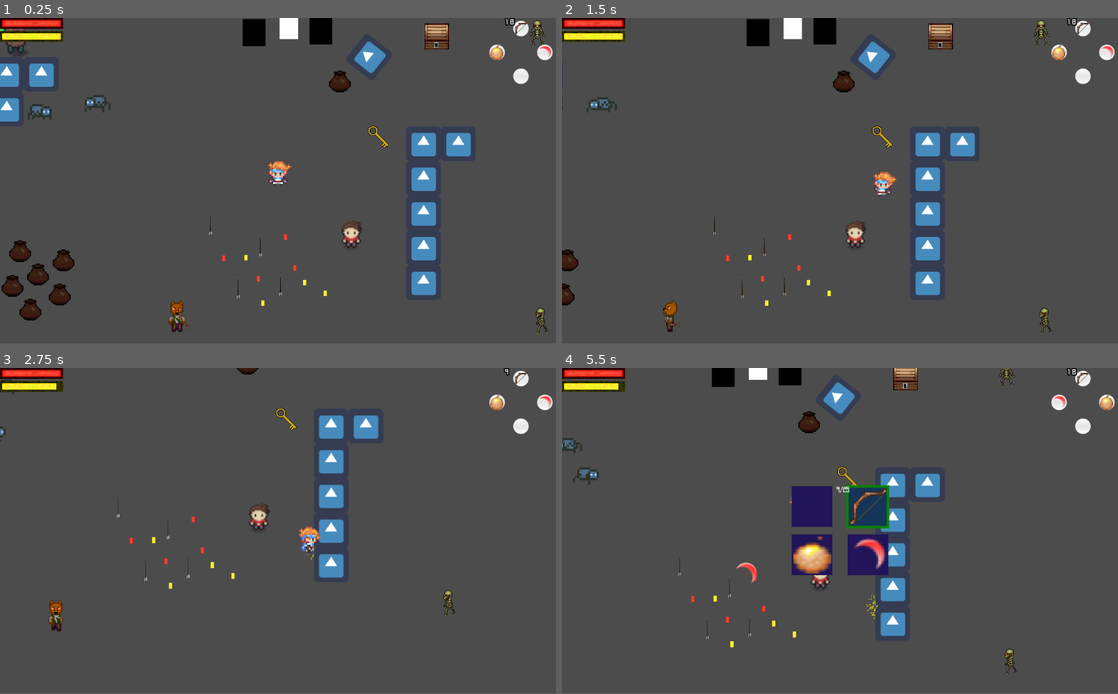
Above: before the commit, frames 1-4 (two rows, left to right).
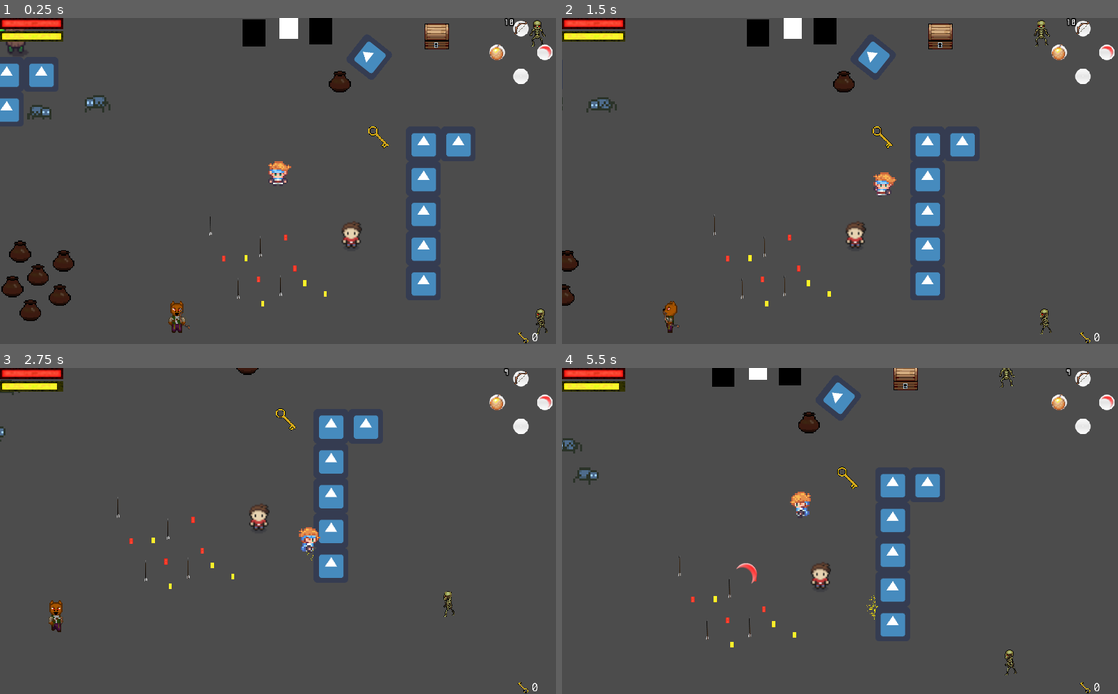
Above: after the commit, the same moments.

Repository: THESTICK16/Spirit-of-the-Unseen-prototype
Game: Godot game, scene res://TestResources/TestRoom.tscn
The game is run twice, just before and just after one commit, with the same random seed, the same clock (stepped at 60 frames per second) and the same inputs. The engine's default icon, where the game draws it, is replaced by a stand-in: a white triangle on a blue panel in a dark square.
Inputs (mouse positions are in pixels of both pictures, inside the frame that each line leads up to):
- Up to frame 1 (0.25 s): no input
- Up to frame 2 (1.5 s): tap Enter (ui_accept) at 0.5, 0.77 s; move the mouse to (962, 164) at 0.52 s; hold Right (ui_right) 0.53-1.28 s; tap L (a) at 0.6 s; click (962, 164) at 0.67 s; tap K (b) at 0.8, 1.35 s; move the mouse to (728, 197) at 1.27 s; hold Down (ui_down) from 1.28 s (still down); click (728, 197) at 1.42 s
- Up to frame 3 (2.75 s): tap Enter (ui_accept) at 1.52 s; tap P (x) at 1.55, 2.1 s; move the mouse to (333, 459) at 2.02 s; release Down (ui_down) at 2.03 s; hold Right (ui_right) from 2.03 s (still down); click (333, 459) at 2.17 s; tap O (y) at 2.3 s
- Up to frame 4 (5.5 s): move the mouse to (812, 596) at 2.77 s; release Right (ui_right) at 2.78 s; hold Up (ui_up) 2.78-3.53 s; tap O (y) at 2.85, 5.3 s; click (812, 596) at 2.92 s; tap Enter (ui_accept) at 3.02, 3.77, 4.52, 5 s; tap L (a) at 3.05, 3.6 s; move the mouse to (1006, 579) at 3.52 s; hold Left (ui_left) 3.53-5.03 s; click (1006, 579) at 3.67 s; tap K (b) at 3.8, 4.35 s; tap Escape (pause) at 4.15 s; move the mouse to (673, 482) at 4.27 s; click (673, 482) at 4.42 s; tap P (x) at 4.55 s; move the mouse to (867, 531) at 5.02 s; hold Down (ui_down) from 5.03 s (still down); tap Shift (toggle_eyes) at 5.1 s; click (867, 531) at 5.17 s
In our replay, the window is 800x468 before the commit and 800x469 after it. These sizes can differ from the game's own. Grey fills any space a smaller window leaves; there, only what the larger window draws over its background counts as a difference.

The runs differ from the first frame. In frame 1, 1.3% of the frame differs, in the area x 0-100%, y 0-100%; in frame 2, 1.1%; in frame 3, 0.7%; in frame 4, 4.8%.
Error after the commit: Attempt to call function 'add_child' in base 'null instance' on a null instance. (res://UI/Inventory/Inventory.gd:188)

Commit message:
TBH I forgot what I did here since I forgot to commit last time I finished working

Diff:
--- a/Dialogue JSONs/Item Acquisition JSON Sheet.json
+++ b/Dialogue JSONs/Item Acquisition JSON Sheet.json
@@ -22,5 +22,11 @@
         "speaker_name": "",
         "text": "You acquired a new Spirit Ability, the Spirit Bomb! This powerful explosive can ignore physical barriers! Hold the button down to extend its distance"
       }
+    },
+    "Key": {
+      "0": {
+        "speaker_name": "",
+        "text": "You found a key! Locked doors can't stop you now! Only works in the dungeon it was found."
+      }
     }
 }
--- a/Globals/PlayerStats.gd
+++ b/Globals/PlayerStats.gd
@@ -4,8 +4,8 @@
 signal health_changed(new_hp)
 ##Emitted when 'spirit energy' changes with the new value
 signal spirit_energy_changed(new_se)
-## Emitted when the equipped items change
-#signal equipped_items_changed
+## Emitted when the number of dungeon keys changes
+signal dungeon_keys_changed(new_key_count)
 
 ## The current instance of the player in the current scene.
 ## To be set by the player's _ready function
@@ -20,7 +20,7 @@
 onready var spirit_energy = max_spirit_energy setget set_spirit_energy
 ## The umber of keys the player has acquired
 ## In the final game, make this a dictionary where each dungeon has its own key count so they can't be transferred
-var dungeon_keys := 0
+var dungeon_keys := 0 setget set_dungeon_keys
 ## The maximum the player can move during normal movement
 const MAX_SPEED := 250
 ## The rate at which the player will move toward their maximum speed using the move_toward function
@@ -82,7 +82,7 @@
 
 
 func set_health(new_health):
-	if  not player.is_dead:
+	if (is_instance_valid(player) and not player.is_dead) or not is_instance_valid(player):
 		health = new_health
 		if health < 0:
 			health = 0
@@ -91,10 +91,11 @@
 
 		emit_signal("health_changed", health)
 		if health <= 0:
-			player.state_machine.transition_to("Dead")
+			if is_instance_valid(player):
+				player.state_machine.transition_to("Dead")
 
 func set_spirit_energy(new_spirit_energy):
-	if not player.is_dead:
+	if (is_instance_valid(player) and not player.is_dead) or not is_instance_valid(player):
 		spirit_energy = new_spirit_energy
 		if spirit_energy < 0:
 			spirit_energy = 0
@@ -111,9 +112,24 @@
 	return true
 
 func set_eyes_active(are_active : bool):
+	if is_instance_valid(player) and player.is_dead:
+		return
 	eyes_active = are_active
 	if get_tree().has_group("Unseen"):
 		get_tree().call_group("Unseen", "set_visible", not eyes_active)
+
+func set_dungeon_keys(new_key_count):
+	if new_key_count >= 0:
+		dungeon_keys = new_key_count
+	emit_signal("dungeon_keys_changed", dungeon_keys)
+	DialogueLoader.create_dialogue_box(JSONFilePaths.ITEM_ACQUISITION_TEXT_JSON_FILEPATH, "Key")
+
+func respawn():
+	self.health = max_health
+	self.spirit_energy = max_spirit_energy
+	self.eyes_active = false
+	if is_instance_valid(player):
+		player.is_dead = false
 
 #func get_equipped_item(button : String):
 #	if button != 'a' and button != 'b' and button != 'x' and button != 'y':
--- a/Globals/TransitionController.gd
+++ b/Globals/TransitionController.gd
@@ -5,4 +5,8 @@
 func change_to_new_scene(change_to):
 	var scene_transition = SceneTransition.instance()
 	get_tree().root.add_child(scene_transition)
+
+	if PlayerStats.health <= 0:
+		PlayerStats.respawn()
+
 	scene_transition.transition_to_new_scene(change_to)
--- a/ItemContainers/RefillItemContainer.gd
+++ b/ItemContainers/RefillItemContainer.gd
@@ -4,7 +4,7 @@
 ## This should be saved and loaded as more items can be added
 export (Array, PackedScene) var possible_item_refills := []
 
-export var specific_refill : PackedScene
+export var specific_refill : PackedScene setget set_specific_refill
 
 onready var hurtbox = $HurtBox
 
@@ -18,6 +18,9 @@
 func add(new_refill : PackedScene):
 	if not possible_item_refills.has(new_refill):
 		possible_item_refills.append(new_refill)
+
+func set_specific_refill(new_specific_refill: PackedScene):
+	specific_refill = new_specific_refill
 
 func open(_area):
 	if specific_refill == null and possible_item_refills.size() <= 0:
--- a/Settings/KeybindMapping/KeybindSettings.gd
+++ b/Settings/KeybindMapping/KeybindSettings.gd
@@ -1,8 +1,11 @@
 ## Remaps the InputMap based on a customization menu and a ini file
 ## From tutorial, Godot - How to make a Keybinds Settings Menu, found at: https://www.youtube.com/watch?v=I_Kzb-d-SvM&t=535s
 extends Node
-
-var keybinds_filepath = "/Users/ryorke16/Documents/Godot Projects/Spirit of the Unseen Prototype/Settings/KeybindMapping/SOTUKeybinds.ini" #"/Users/ryorke16/Documents/Godot Projects/Spirit of the Unseen Prototype/Settings/KeybindMapping/Keybinds.ini" #"res://Settings/KeybindMapping/Keybinds.ini"
+## The filepath for the keybinds file that is stored in the project
+## To be read from to initialize only. Otherwise read from and write to user_keybinds_filepath
+var keybinds_filepath = "res://Settings/KeybindMapping/SOTUKeybinds.ini" # "/Users/ryorke16/Documents/Godot Projects/Spirit of the Unseen Prototype/Settings/KeybindMapping/SOTUKeybinds.ini" #"/Users/ryorke16/Documents/Godot Projects/Spirit of the Unseen Prototype/Settings/KeybindMapping/Keybinds.ini" #"res://Settings/KeybindMapping/Keybinds.ini"
+## The filepath for the user's individual settings. To be used in all but the first instance
+var user_keybinds_filepath = "user://SOTUKeybinds.ini" #
 #var keybinds_filepath =  "/Users/ryorke16/Documents/Godot Projects/Reproduceables/KeybindMapping/test_keybinds.ini"
 var configfile
 
@@ -18,8 +21,18 @@
 	load_config_file()
 
 func load_config_file():
+#	if not File.new().file_exists(keybinds_filepath):
+
 	configfile = ConfigFile.new()
-	if configfile.load(keybinds_filepath) == OK:
+
+	if configfile.load(user_keybinds_filepath) == OK:
+		print("User File Exists. Loading User Keybinds...")
+		initial_setup() # Set it up so it will load from the users configfile in all instances except the initial instance when the player does not have a configfile and the local one that exists in the project must be loaded
+
+	elif configfile.load(keybinds_filepath) == OK:
+		print("No User File Exists. Loading Initial Keybinds...")
+		initial_setup()
+
 #		for key in configfile.get_section_keys("customizable_keybinds"):
 #			var key_value = configfile.get_value("customizable_keybinds", key)
 #
@@ -30,12 +43,12 @@
 #				keybinds[key] = null
 
 
-		default_keybinds = load_keybinds(configfile, "defaults")
-#		set_keybinds(default_keybinds.duplicate())
-		keybinds = default_keybinds.duplicate()
-
-		var temp_keybinds = load_keybinds(configfile, "customizable_keybinds")
-		set_keybinds(temp_keybinds)
+#		default_keybinds = load_keybinds(configfile, "defaults")
+##		set_keybinds(default_keybinds.duplicate())
+#		keybinds = default_keybinds.duplicate()
+#
+#		var temp_keybinds = load_keybinds(configfile, "customizable_keybinds")
+#		set_keybinds(temp_keybinds)
 
 #			print(key, " : ", key_value, " : ", OS.get_scancode_string(key_value)) #FIXME
 	else:
@@ -64,6 +77,13 @@
 #	save_keybinds()
 #
 #	print("KEYBINDING CHANGED") #FIXME
+
+func initial_setup():
+	default_keybinds = load_keybinds(configfile, "defaults")
+	keybinds = default_keybinds.duplicate()
+
+	var temp_keybinds = load_keybinds(configfile, "customizable_keybinds")
+	set_keybinds(temp_keybinds)
 
 func set_keybinds(new_keybinds : Dictionary):
 	if new_keybinds == null:
@@ -96,7 +116,9 @@
 		if key_value == null:
 			key_value = ""
 		configfile.set_value("customizable_keybinds", key, key_value)
-	configfile.save(keybinds_filepath)
+#	configfile.save(keybinds_filepath)
+	configfile.save(user_keybinds_filepath)
+	print("Keybinds saved to " + user_keybinds_filepath)
 
 ## Adds a new keybind to the InputMap so that pressing that button will trigger the input event
 ## @param action the name of the action (ex: 'ui_accept') to map the input to
--- a/TestResources/CodeTests.gd
+++ b/TestResources/CodeTests.gd
@@ -10,6 +10,30 @@
 #	DialogueLoader.create_dialogue_box("/Users/ryorke16/Documents/Godot Projects/Spirit of the Unseen Prototype/Dialogue JSONs/TestDialogue.json")
 #	print(equipment.get_item_field("Arrow", Item.ACQUISITION_MESSAGE))
 	test_input_map_stuff()
+	Input.connect("joy_connection_changed", self, "controller_changed")
+	if Input.is_joy_known(0):
+			print("Recognized " + str(Input.get_joy_name(0)))
+
+#func _unhandled_input(event):
+##	if event.device != 0:
+#	if Input.is_joy_button_pressed(0, JOY_DPAD_UP):
+#		print("UP")
+#	if Input.is_joy_button_pressed(0, JOY_DPAD_DOWN):
+#		print("Down")
+#
+#	if not event is InputEventMouseMotion:
+#		print(event)
+#
+#		print("Controller connected " + str(Input.get_connected_joypads()))
+
+func controller_changed(device_id, is_connected):
+	if is_connected:
+		print("controller " + str(device_id) + " connected")
+		if Input.is_joy_known(0):
+			print("Recognized " + str(Input.get_joy_name(0)))
+	else:
+		 print("controller disconnected")
+
 
 func test_get_item_field():
 	var texture_rect : TextureRect = TextureRect.new()
--- a/TestResources/State Machine Test Player/StateMchnTestPlayer.gd
+++ b/TestResources/State Machine Test Player/StateMchnTestPlayer.gd
@@ -64,8 +64,9 @@
 		stats.eyes_active = !stats.eyes_active
 
 func _physics_process(_delta):
-	input_vector.x = Input.get_action_strength("ui_right") - Input.get_action_strength("ui_left")
-	input_vector.y = Input.get_action_strength("ui_down") - Input.get_action_strength("ui_up")
+#	input_vector.x = Input.get_action_strength("ui_right") - Input.get_action_strength("ui_left")
+#	input_vector.y = Input.get_action_strength("ui_down") - Input.get_action_strength("ui_up")
+	input_vector = Input.get_vector("ui_left", "ui_right", "ui_up", "ui_down", 0.5)
 	input_vector = input_vector.round()
 
 #func get_equipped_button(item: PackedScene):
--- a/TestResources/TestRoom.tscn
+++ b/TestResources/TestRoom.tscn
@@ -105,27 +105,21 @@
 
 [node name="PotRefillItemContainer" parent="YSort" instance=ExtResource( 13 )]
 position = Vector2( 121, 422 )
-collision_mask = 0
 
 [node name="PotRefillItemContainer2" parent="YSort" instance=ExtResource( 13 )]
 position = Vector2( 154, 465 )
-collision_mask = 0
 
 [node name="PotRefillItemContainer3" parent="YSort" instance=ExtResource( 13 )]
 position = Vector2( 140, 530 )
-collision_mask = 0
 
 [node name="PotRefillItemContainer4" parent="YSort" instance=ExtResource( 13 )]
 position = Vector2( 201, 439 )
-collision_mask = 0
 
 [node name="PotRefillItemContainer5" parent="YSort" instance=ExtResource( 13 )]
 position = Vector2( 194, 502 )
-collision_mask = 0
 
 [node name="PotRefillItemContainer6" parent="YSort" instance=ExtResource( 13 )]
 position = Vector2( 107, 486 )
-collision_mask = 0
 
 [node name="Chest" parent="YSort" instance=ExtResource( 14 )]
 position = Vector2( 888, 26 )
@@ -139,7 +133,6 @@
 
 [node name="KeyPotRefillItemContainer7" parent="YSort" instance=ExtResource( 13 )]
 position = Vector2( 710, 109 )
-collision_mask = 0
 possible_item_refills = [  ]
 specific_refill = ExtResource( 16 )
 
--- a/UI/HUD/HUD.gd
+++ b/UI/HUD/HUD.gd
@@ -10,16 +10,18 @@
 #onready var hp_gauge = $HpGauge
 onready var hp_meter = $HUDStatMeters/HealthMeter
 onready var spirit_meter = $HUDStatMeters/SpiritMeter
-#Make the health bar and buttons part of their own separate scenes with images instead of text
+onready var key_count_label = $KeyCountTextrueRect/KeyCountLabel
 
 func _ready():
 	player_stats.connect("health_changed", self, "set_hp_meter")
 	player_stats.connect("spirit_energy_changed", self, "set_spirit_meter")
+	player_stats.connect("dungeon_keys_changed", self, "set_key_count")
 #	equipped_items.connect("equipped_items_changed", self, "update_equipped_icons")
 	equipped_items.connect("button_equipped_changed", self, "set_button")
 #	hp_gauge.bbcode_text = "Health: " + str(player_stats.health)
 	set_hp_meter(player_stats.health)
 	set_spirit_meter(player_stats.spirit_energy)
+	set_key_count(player_stats.dungeon_keys)
 	set_buttons_to_equipped_items()
 
 	yield()
@@ -73,10 +75,14 @@
 func set_spirit_meter(change_to : int):
 	spirit_meter.value = change_to
 
+
 func set_buttons_to_equipped_items():
 	var equipped_items_copy: Dictionary = equipped_items.get_equipped_items_copy()
 	for button in equipped_items_copy:
 		set_button(button, equipped_items_copy.get(button))
+
+func set_key_count(change_to : int):
+	key_count_label.text = str(change_to)
 
 #func update_equipped_icons(): #FIXME change to properly update icons to images
 #	set_a_button(equipped_items.get_equipped_item_field("a", Item.TEXTURE)) #equipped_items.get_equipped_item("a").get_item_field(Item.TEXTURE))
--- a/UI/HUD/HUD.tscn
+++ b/UI/HUD/HUD.tscn
@@ -1,8 +1,14 @@
-[gd_scene load_steps=4 format=2]
+[gd_scene load_steps=7 format=2]
 
 [ext_resource path="res://UI/HUD/HUD.gd" type="Script" id=1]
+[ext_resource path="res://Assets/key.png" type="Texture" id=2]
 [ext_resource path="res://UI/Meters/HUDStatMeters.tscn" type="PackedScene" id=3]
 [ext_resource path="res://UI/HUD/HUDButtonLayout.tscn" type="PackedScene" id=4]
+[ext_resource path="res://Assets/Fonts/Inconsolata/static/Inconsolata/Inconsolata-Regular.ttf" type="DynamicFontData" id=5]
+
+[sub_resource type="DynamicFont" id=1]
+size = 50
+font_data = ExtResource( 5 )
 
 [node name="HUD" type="CanvasLayer"]
 script = ExtResource( 1 )
@@ -13,3 +19,36 @@
 margin_bottom = 128.0
 
 [node name="Tween" type="Tween" parent="."]
+
+[node name="KeyCountTextrueRect" type="TextureRect" parent="."]
+anchor_left = 1.0
+anchor_top = 1.0
+anchor_right = 1.0
+anchor_bottom = 1.0
+margin_left = -75.0
+margin_top = -25.0
+margin_right = -25.0
+margin_bottom = 25.0
+rect_scale = Vector2( 0.5, 0.5 )
+texture = ExtResource( 2 )
+flip_h = true
+flip_v = true
+__meta__ = {
+"_edit_use_anchors_": false
+}
+
+[node name="KeyCountLabel" type="Label" parent="KeyCountTextrueRect"]
+anchor_left = 1.0
+anchor_top = 1.0
+anchor_right = 1.0
+anchor_bottom = 1.0
+margin_left = 10.0
+margin_top = -53.0
+margin_right = 35.0
+custom_fonts/font = SubResource( 1 )
+text = "2"
+align = 1
+valign = 1
+__meta__ = {
+"_edit_use_anchors_": false
+}
--- a/UI/Inventory/Inventory.tscn
+++ b/UI/Inventory/Inventory.tscn
@@ -6,7 +6,7 @@
 pause_mode = 2
 script = ExtResource( 1 )
 
-[node name="CenterContainer" type="CenterContainer" parent="."]
+[node name="Inventory" type="CenterContainer" parent="."]
 pause_mode = 2
 anchor_right = 1.0
 anchor_bottom = 1.0
@@ -14,7 +14,7 @@
 "_edit_use_anchors_": false
 }
 
-[node name="ItemSlots" type="GridContainer" parent="CenterContainer"]
+[node name="ItemSlots" type="GridContainer" parent="Inventory"]
 margin_left = 512.0
 margin_top = 300.0
 margin_right = 512.0
--- a/UI/PauseMenu.tscn
+++ b/UI/PauseMenu.tscn
@@ -1,8 +1,7 @@
 [gd_scene load_steps=2 format=2]
 
-[ext_resource path="res://UI/Inventory/OldInventory.tscn" type="PackedScene" id=1]
+[ext_resource path="res://UI/TitleScreen/TitleScreen.gd" type="Script" id=1]
 
 [node name="PauseMenu" type="CanvasLayer"]
 pause_mode = 2
-
-[node name="Inventory" parent="." instance=ExtResource( 1 )]
+script = ExtResource( 1 )
--- a/UI/TitleScreen/MainMenu.gd
+++ b/UI/TitleScreen/MainMenu.gd
@@ -12,6 +12,7 @@
 	for button in buttons:
 		button.connect("pressed", self, "button_pressed", [button.path_to_scene_to_load])
 #		button.connect("pressed", self, "button_been_pressed_yo", [button.path_to_scene_to_load])
+	connect("focus_entered", self, "regain_focus")
 
 func button_pressed(next_scene_path : String):
 	if next_scene_path.ends_with("tscn"):
@@ -23,3 +24,7 @@
 		set_new_displayed_menu(next_scene_path)
 	elif PlayerStats.get("respawn_at") != null:
 		TransitionController.change_to_new_scene(PlayerStats.get("respawn_at"))
+
+
+func regain_focus():
+	top_button.grab_focus()
--- a/UI/TitleScreen/MainMenu.tscn
+++ b/UI/TitleScreen/MainMenu.tscn
@@ -104,6 +104,6 @@
 margin_bottom = 545.0
 rect_min_size = Vector2( 300, 50 )
 custom_fonts/font = SubResource( 2 )
-text = "Version: 0.0"
+text = "Version: 0.1 (Alpha)"
 align = 1
 valign = 1
--- a/UI/TitleScreen/Options/KeybindOption.tscn
+++ b/UI/TitleScreen/Options/KeybindOption.tscn
@@ -12,16 +12,17 @@
 
 [node name="KeybindOption" type="HBoxContainer"]
 margin_right = 1024.0
-margin_bottom = 50.0
-rect_min_size = Vector2( 300, 50 )
+margin_bottom = 28.0
+rect_min_size = Vector2( 300, 25 )
 size_flags_horizontal = 3
+size_flags_vertical = 3
 __meta__ = {
 "_edit_use_anchors_": false
 }
 
 [node name="InputLabel" type="Label" parent="."]
 margin_right = 510.0
-margin_bottom = 50.0
+margin_bottom = 28.0
 size_flags_horizontal = 3
 size_flags_vertical = 3
 custom_colors/font_color = Color( 0, 0, 0, 1 )
@@ -35,4 +36,4 @@
 anchor_bottom = 0.0
 margin_left = 514.0
 margin_right = 1024.0
-margin_bottom = 50.0
+margin_bottom = 28.0
--- a/UI/TitleScreen/TitleScreen.gd
+++ b/UI/TitleScreen/TitleScreen.gd
@@ -2,8 +2,8 @@
 
 onready var menus = $Menus
 onready var main_menu = $Menus/MainMenu
-onready var continue_menu = $Menus/ContinuePlaceHolder
-onready var options_menu = $Menus/OptionsMenu
+#onready var continue_menu = $Menus/ContinuePlaceHolder
+#onready var options_menu = $Menus/OptionsMenu
 onready var off_screen_position : Vector2 = $OffScreenSetPosition2D.global_position
 
 ## The menu that is displayed and being interacted with
@@ -17,6 +17,7 @@
 	for menu in menus.get_children():
 		menu.connect("new_displayed_menu", self, "swap_menus_from_string")
 		menu.set_global_position(off_screen_position)
+		menu.focus_mode = Control.FOCUS_NONE
 
 #	continue_menu.set_global_position(off_screen_position)
 #	options_menu.set_global_position(off_screen_position)
@@ -33,9 +34,11 @@
 	if displayed_menu != null:
 		previous_menu = displayed_menu
 		previous_menu.set_global_position(off_screen_position)
+		previous_menu.focus_mode = Control.FOCUS_NONE
 
 	displayed_menu = set_to
 	displayed_menu.set_global_position(display_position)
+	displayed_menu.focus_mode = Control.FOCUS_ALL
 	displayed_menu.grab_focus() #Apparently this can't grab focus? Make sure everything works properly
 
 func swap_menus_from_string(swap_to : String):
--- a/WorldObjects/LockedDoor.gd
+++ b/WorldObjects/LockedDoor.gd
@@ -10,12 +10,14 @@
 func set_open(is_open):
 	open = is_open
 	if open:
-		collision_shape.set_deferred("disabled", true)
-		interactable_area.set_deferred("monitorable", false)
-		sprite.hide()
+#		collision_shape.set_deferred("disabled", true)
+#		interactable_area.set_deferred("monitorable", false)
+#		sprite.hide()
+		queue_free()
 	if not open:
 		collision_shape.set_deferred("disabled", false)
-		interactable_area.set_deferred("monitorable", true)
+#		interactable_area.set_deferred("monitorable", true)
+		interactable_area.set_deferred("disabled", true)
 		sprite.show()
 
 ## @interface
--- a/project.godot
+++ b/project.godot
@@ -159,6 +159,10 @@
 DialogueLoader="*res://Globals/DialogueLoader.gd"
 TransitionController="*res://Globals/TransitionController.gd"
 
+[display]
+
+window/stretch/mode="2d"
+
 [global]
 
 2d=false
